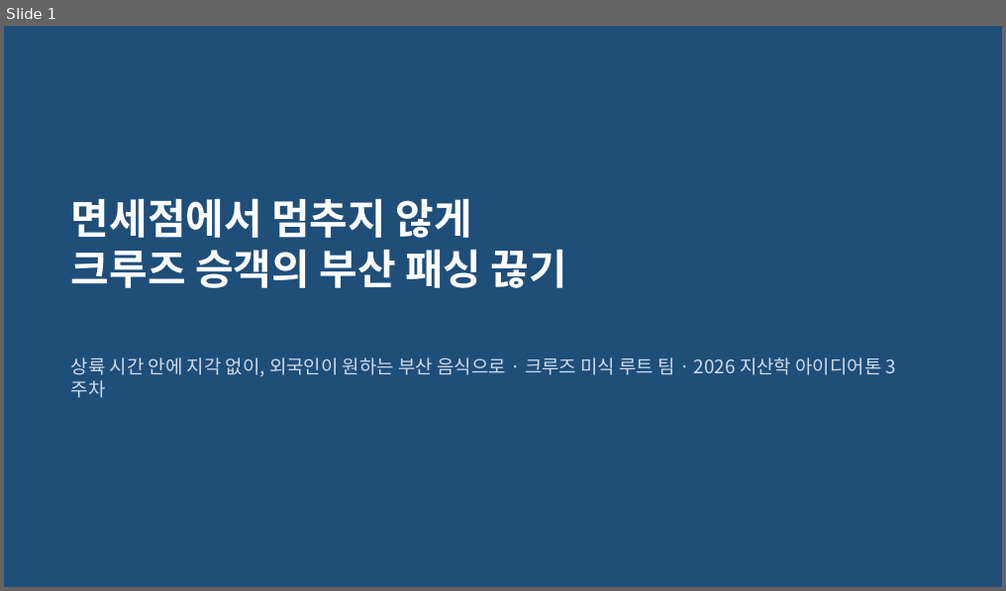
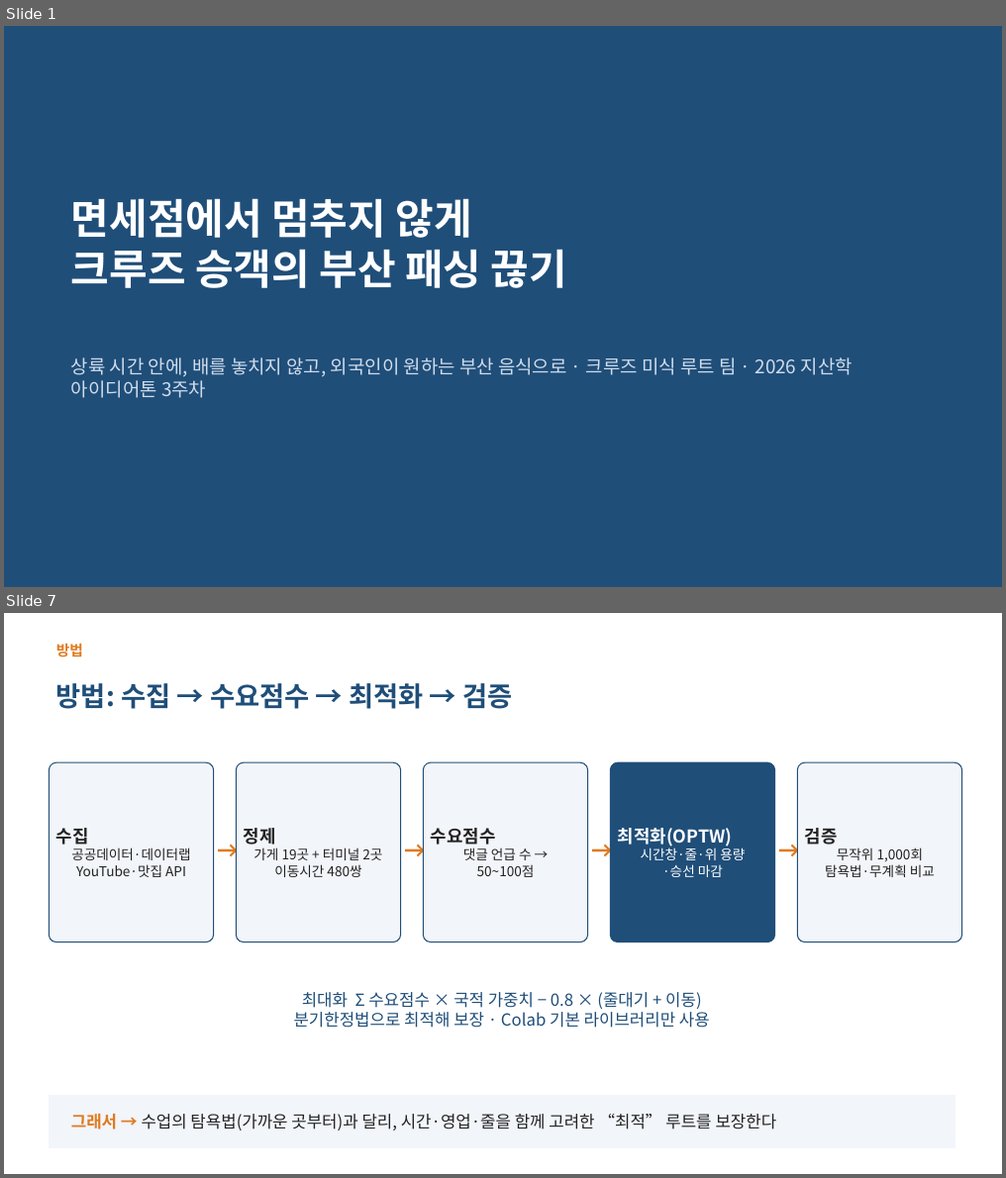
Before and after one commit to ddayoung03/busan-cruise-unpassing, a slide deck: 05_문서/3주차_발표자료.pptx. Shown one above the other, each under a label of ours: slide 1 before the commit, slides 1 and 7 after it; the slides between them are not shown. The pictures are 1006x591 and 1006x1178 pixels, drawn with LibreOffice and Linux fonts; fonts in the diff are those of the drawing. Boxes give left, top, right and bottom in pixels: in the first picture for what was removed or moved away, otherwise in the second. Text is boxed around its words. In the diff, an @@ line names an element or a change of style, - is before the commit and + after.

```diff
--- a/05_문서/3주차_발표자료.pptx
+++ b/05_문서/3주차_발표자료.pptx
@@ slide 7 added at (x1=4, y1=613, x2=1002, y2=1174), background #FFFFFF @@
@@ text added at (x1=56, y1=643, x2=83, y2=658), 14 pt, text #E07A1F, bold @@
+방법
@@ text added at (x1=56, y1=683, x2=512, y2=709), 26 pt, text #1F4E79, bold @@
+방법: 수집 → 수요점수 → 최적화 → 검증
@@ rounded rectangle added at (x1=49, y1=762, x2=214, y2=943), fill #F2F5F9, outline #1F4E79 1 pt @@
@@ rounded rectangle added at (x1=236, y1=762, x2=401, y2=943), fill #F2F5F9, outline #1F4E79 1 pt @@
@@ rounded rectangle added at (x1=423, y1=762, x2=588, y2=943), fill #F2F5F9, outline #1F4E79 1 pt @@
@@ rounded rectangle added at (x1=611, y1=762, x2=775, y2=943), fill #1F4E79, outline #1F4E79 1 pt @@
@@ rounded rectangle added at (x1=798, y1=762, x2=962, y2=943), fill #F2F5F9, outline #1F4E79 1 pt @@
@@ text added at (x1=56, y1=828, x2=190, y2=877), 13 pt, text #222222 @@
+수집
+공공데이터·데이터랩
+YouTube·맛집 API
@@ text added at (x1=210, y1=830, x2=240, y2=867), 22 pt, text #E07A1F, bold @@
+→
@@ text added at (x1=244, y1=828, x2=382, y2=877), 13 pt, text #222222 @@
+정제
+가게 19곳 + 터미널 2곳
+이동시간 480쌍
@@ text added at (x1=397, y1=830, x2=427, y2=867), 22 pt, text #E07A1F, bold @@
+→
@@ text added at (x1=431, y1=828, x2=535, y2=877), 13 pt, text #222222 @@
+수요점수
+댓글 언급 수 →
+50~100점
@@ text added at (x1=584, y1=830, x2=614, y2=867), 22 pt, text #E07A1F, bold @@
+→
@@ text added at (x1=618, y1=828, x2=745, y2=877), 13 pt, text #FFFFFF @@
+최적화(OPTW)
+시간창·줄·위 용량
+·승선 마감
@@ text added at (x1=771, y1=830, x2=801, y2=867), 22 pt, text #E07A1F, bold @@
+→
@@ text added at (x1=805, y1=828, x2=935, y2=877), 13 pt, text #222222 @@
+검증
+무작위 1,000회
+탐욕법·무계획 비교
@@ text added at (x1=294, y1=992, x2=710, y2=1028), 16 pt, text #1F4E79 @@
+최대화 Σ 수요점수 × 국적 가중치 − 0.8 × (줄대기 + 이동)
+분기한정법으로 최적해 보장 · Colab 기본 라이브러리만 사용
@@ rectangle added at (x1=49, y1=1096, x2=954, y2=1149), fill #F2F5F9, outline #F2F5F9 1 pt @@
@@ text added at (x1=71, y1=1114, x2=777, y2=1131), 16 pt, text #222222 @@
+그래서 → 수업의 탐욕법(가까운 곳부터)과 달리, 시간·영업·줄을 함께 고려한 “최적” 루트를 보장한다
@@ slide 1 changed as well @@
@@ text at (x1=71, y1=358, x2=852, y2=398): text changed @@
-상륙 시간 안에 지각 없이, 외국인이 원하는 부산 음식으로 · 크루즈 미식 루트 팀 · 2026 지산학 아이디어톤 3주차
+상륙 시간 안에, 배를 놓치지 않고, 외국인이 원하는 부산 음식으로 · 크루즈 미식 루트 팀 · 2026 지산학 아이디어톤 3주차
```
Also in this commit, not shown: 8 other slides changed, 4 other slides added, 2 slides removed, 1 other file.
